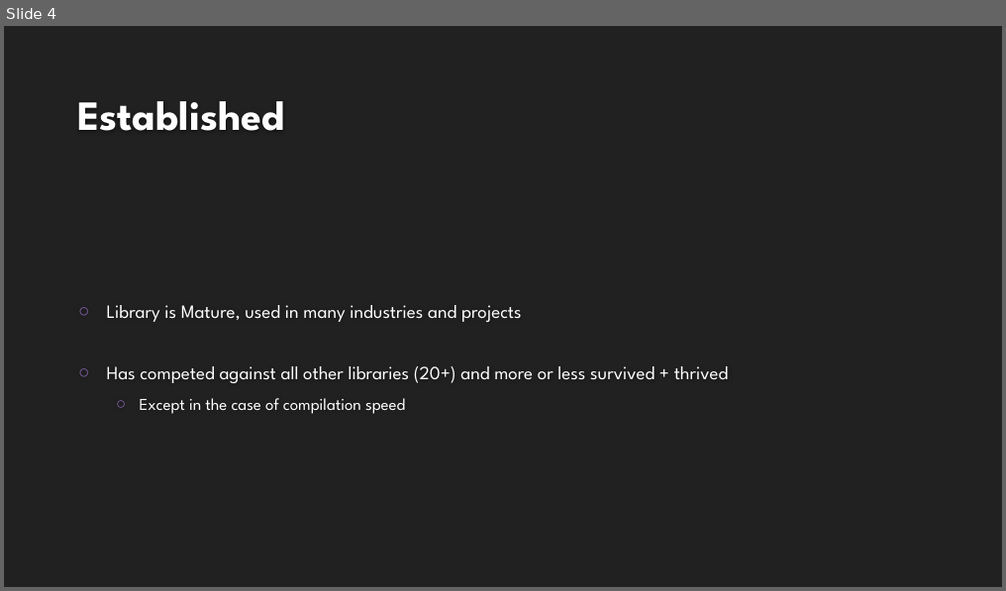
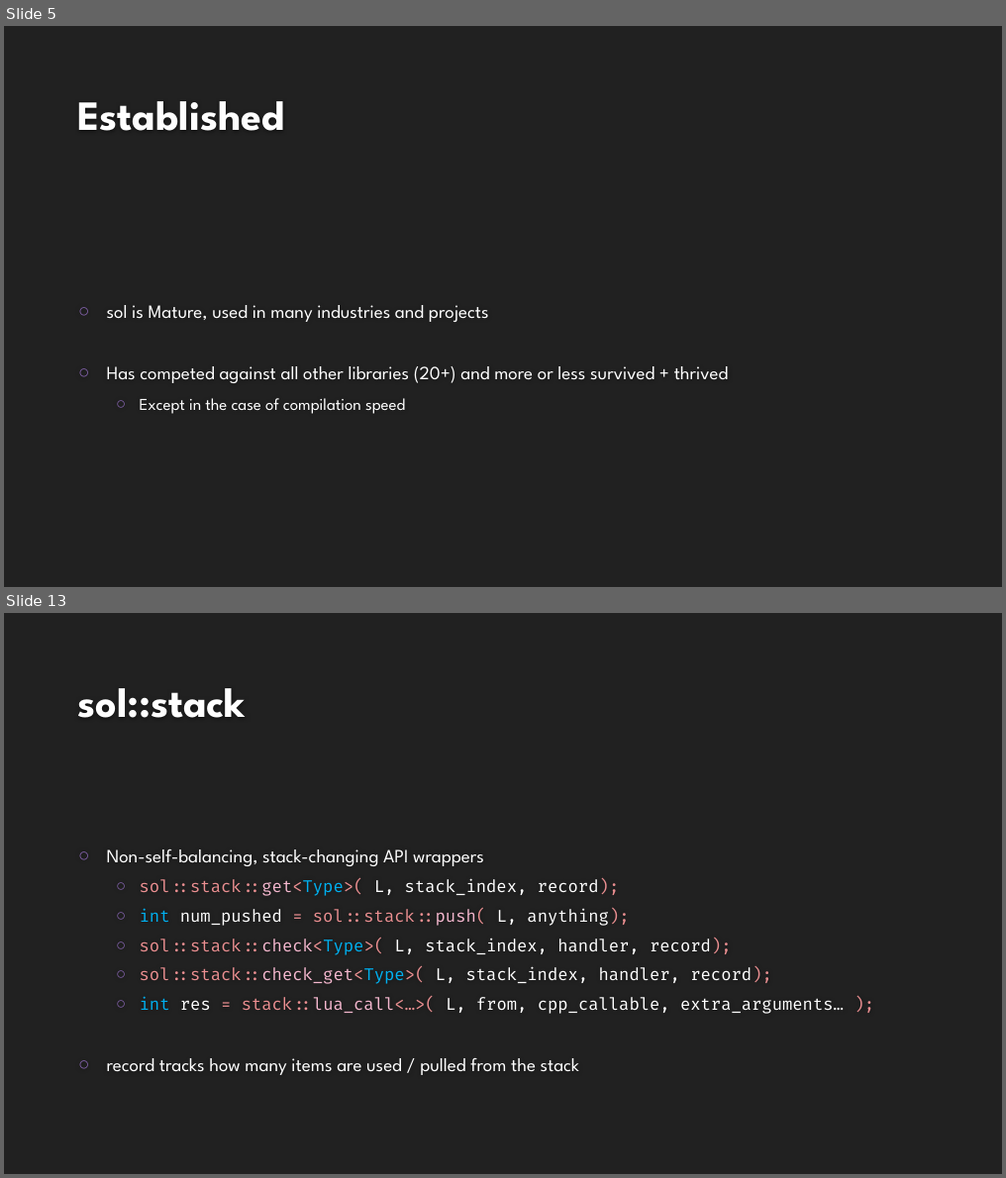
Before and after one commit to ThePhD/ThePhD.github.io, a slide deck: presentations/sol2/C++ Now/2018.03.28 - ThePhD - Compile Fast, Run Faster, Scale Forever.pptx. Shown one above the other, each under a label of ours: slide 4 before the commit, slides 5 and 13 after it; the slides between them are not shown. The pictures are 1006x591 and 1006x1178 pixels, drawn with LibreOffice and Linux fonts; fonts in the diff are those of the drawing; background and template pictures are left out. Boxes give left, top, right and bottom in pixels: in the first picture for what was removed or moved away, otherwise in the second. Text is boxed around its words. In the diff, an @@ line names an element or a change of style, - is before the commit and + after.

```diff
--- a/presentations/sol2/C++ Now/2018.03.28 - ThePhD - Compile Fast, Run Faster, Scale Forever.pptx
+++ b/presentations/sol2/C++ Now/2018.03.28 - ThePhD - Compile Fast, Run Faster, Scale Forever.pptx
@@ slide 13 added at bbox=[4, 613, 1002, 1174], background #212121 @@
@@ title added at bbox=[78, 688, 247, 718], 40 pt, text #FEFEFE, bold @@
+sol::stack
@@ text added at bbox=[107, 850, 844, 1075], 16 pt, text #FFFFFF @@
+○ Non-self-balancing, stack-changing API wrappers
+  ○ sol::stack::get<Type>( L, stack_index, record);
+  ○ int num_pushed = sol::stack::push( L, anything);
+  ○ sol::stack::check<Type>( L, stack_index, handler, record);
+  ○ sol::stack::check_get<Type>( L, stack_index, handler, record);
+  ○ int res = stack::lua_call<…>( L, from, cpp_callable, extra_arguments… );
+○ record tracks how many items are used / pulled from the stack
@@ what was slide 4 is now slide 5 @@
@@ slide 5 changed as well @@
@@ text at bbox=[107, 305, 489, 322]: text changed @@
-○ Library is Mature, used in many industries and projects
+○ sol is Mature, used in many industries and projects
```
Also in this commit, not shown: 4 other slides changed, 53 other slides added, 5 other files.
